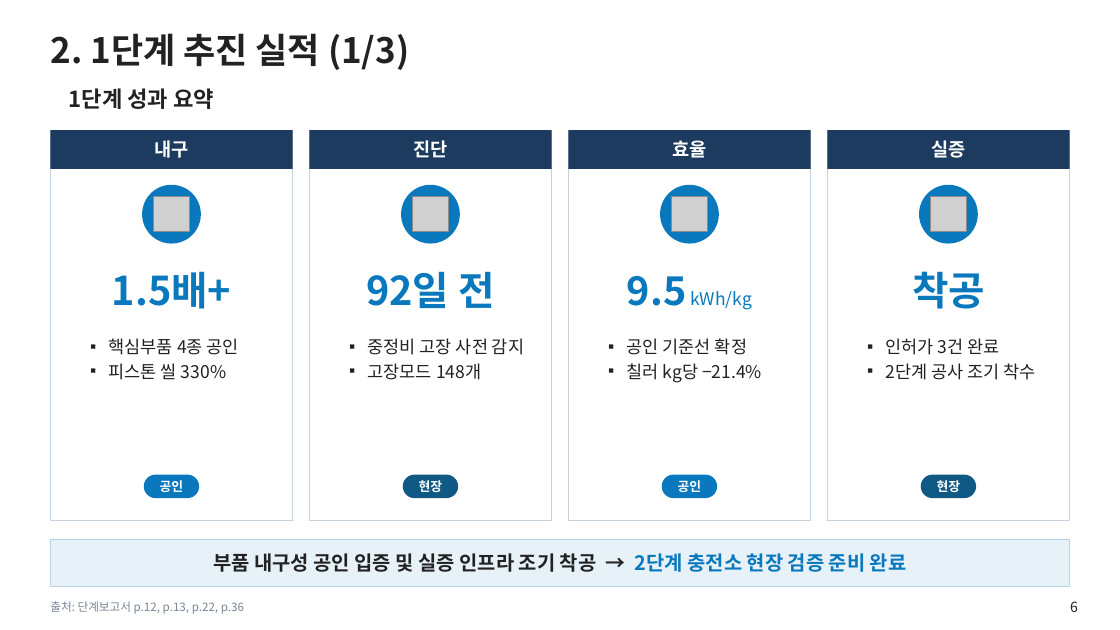
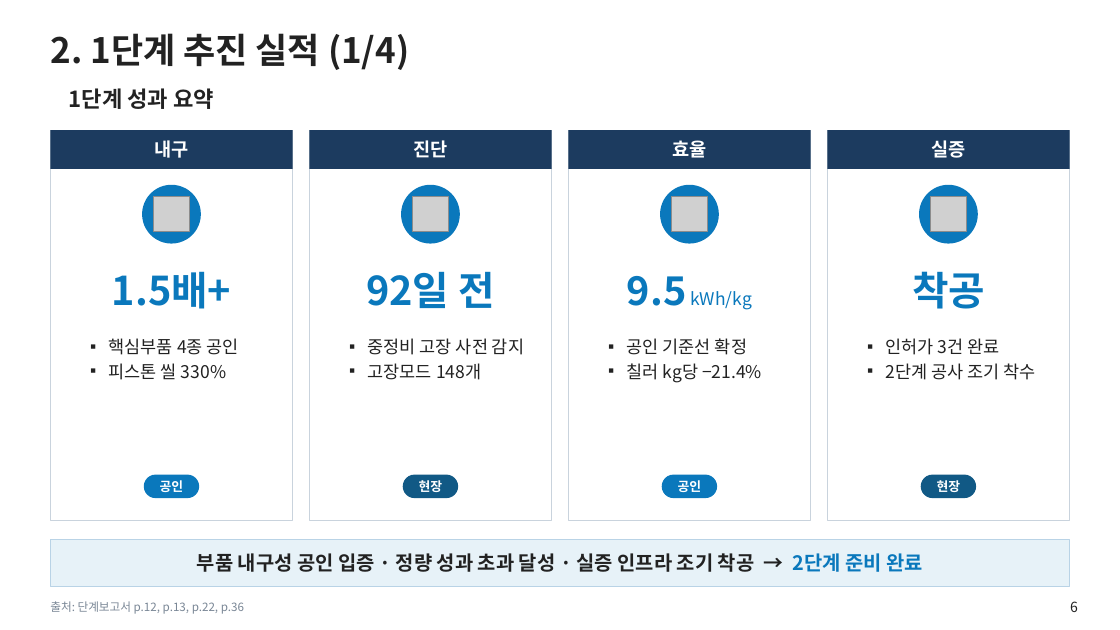
Before and after one commit to jungdw180-debug/h2, a slide deck: slide 6 of slides/1단계_단계평가_본평가판.pptx. Drawn at 1120x630 pixels with LibreOffice and Linux fonts; fonts in the diff are those of the drawing; grey boxes stand for pictures; background and template pictures are left out. Boxes give left, top, right and bottom in pixels: in the first picture for what was removed or moved away, otherwise in the second. Text is boxed around its words. In the diff, an @@ line names an element or a change of style, - is before the commit and + after.

```diff
--- a/slides/1단계_단계평가_본평가판.pptx
+++ b/slides/1단계_단계평가_본평가판.pptx
@@ title at (x1=50, y1=33, x2=409, y2=70): text changed @@
-2. 1단계 추진 실적 (1/3)
+2. 1단계 추진 실적 (1/4)
@@ text in rectangle at (x1=197, y1=553, x2=923, y2=572): text changed @@
-부품 내구성 공인 입증 및 실증 인프라 조기 착공 → 2단계 충전소 현장 검증 준비 완료
+부품 내구성 공인 입증 · 정량 성과 초과 달성 · 실증 인프라 조기 착공 → 2단계 준비 완료
```
Also in this commit, not shown: 13 other slides changed, 1 slide added, 8 other files.
